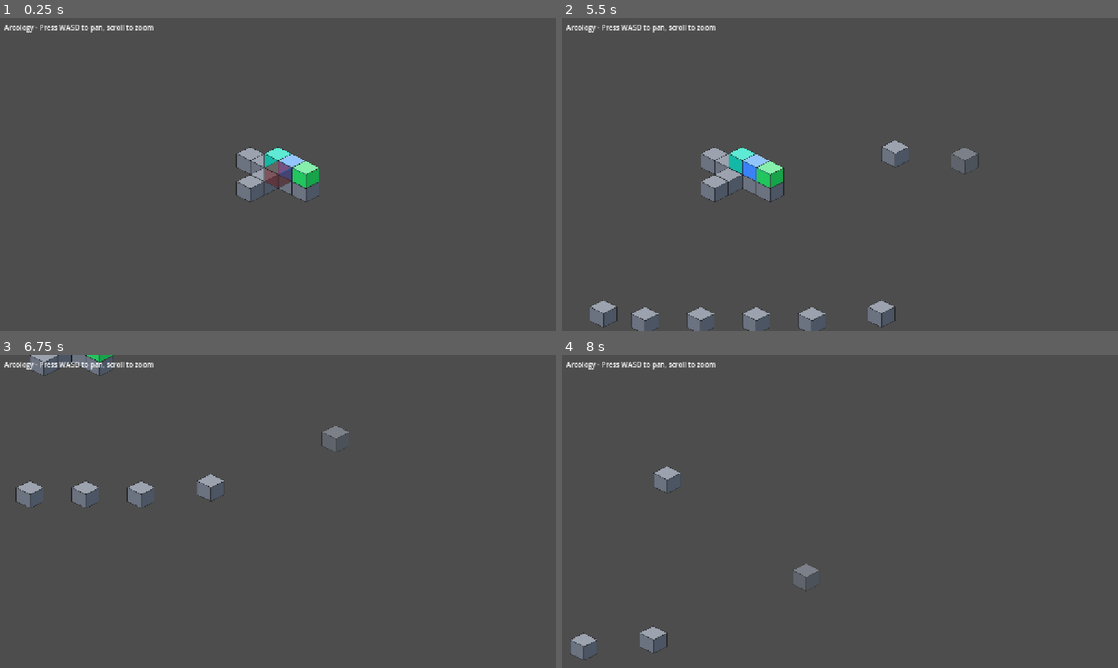
Above: before the commit, frames 1-4 (two rows, left to right).
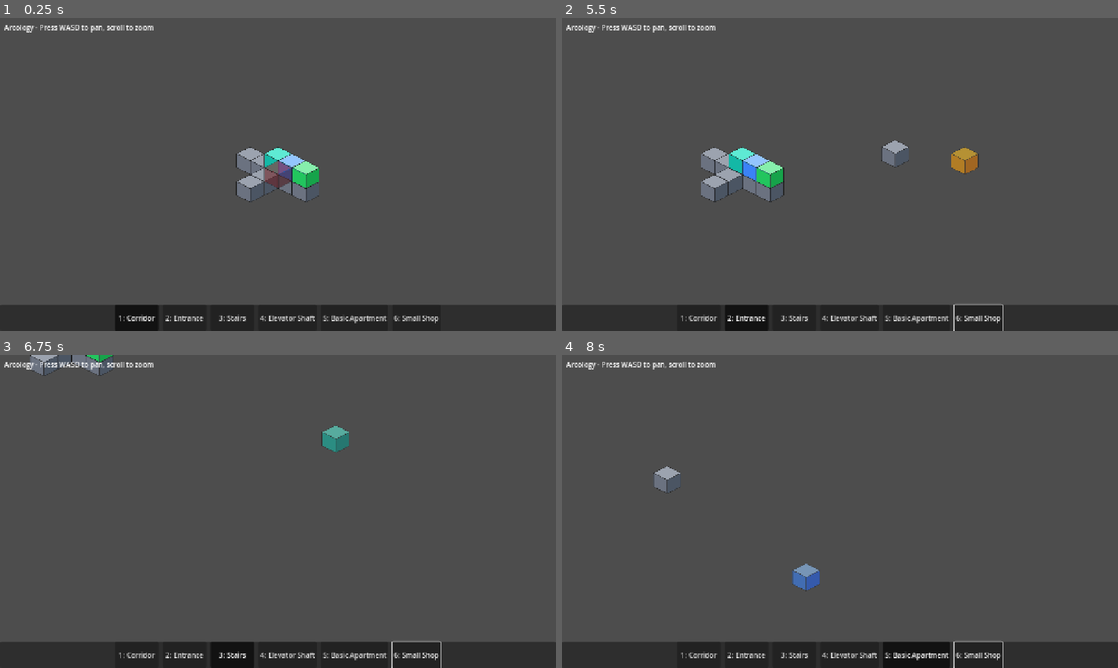
Above: after the commit, the same moments.

Repository: thoughtpunch/arcology-game
Game: Godot game, scene res://scenes/main.tscn
The game is run twice, just before and just after one commit, with the same random seed, the same clock (stepped at 60 frames per second) and the same inputs.
Inputs (mouse positions are in pixels of both pictures, inside the frame that each line leads up to):
- Up to frame 1 (0.25 s): no input
- Up to frame 2 (5.5 s): click (701, 318) at 0.5 s, where only the run after the commit has a clickable "1: Corridor"; click (745, 318) at 1.25 s, where only the run after the commit has a clickable "2: Entrance"; click (795, 318) at 2 s, where only the run after the commit has a clickable "3: Stairs"; click (851, 318) at 2.75 s, where only the run after the commit has a clickable "4: Elevator Shaft"; click (917, 318) at 3.5 s, where only the run after the commit has a clickable "5: Basic Apartment"; click (979, 318) at 4.25 s, where only the run after the commit has a clickable "6: Small Shop"; tap Enter at 5 s; move the mouse to (962, 158) at 5.02 s; hold D (move_right) from 5.03 s (still down); tap 1 at 5.1 s; click (962, 158) at 5.17 s; tap 2 at 5.3 s
- Up to frame 3 (6.75 s): move the mouse to (166, 527) at 5.77 s; release D (move_right) at 5.78 s; hold S (move_down) 5.78-6.53 s; tap 2 at 5.85 s; tap 3 at 6.05, 6.6 s; move the mouse to (333, 442) at 6.52 s; hold D (move_right) from 6.53 s (still down)
- Up to frame 4 (8 s): tap 4 at 6.8, 7.35 s; move the mouse to (812, 574) at 7.27 s; release D (move_right) at 7.28 s; hold W (move_up) from 7.28 s (still down); click (812, 574) at 7.42 s; tap 5 at 7.55 s

The runs differ from the first frame. In frame 1, 8.2% of the frame differs, in the area x 0-100%, y 91-100%; in frame 2, 8.4%; in frame 3, 9.4%, in the area x 0-100%, y 22-100%; in frame 4, 8.7%.

Commit message:
feat: arcology-x0d.7 - Create simple block picker UI
- Add BlockPicker class with HBoxContainer of buttons
- Buttons for 6 block types: corridor, entrance, stairs, elevator, residential, commercial
- Keys 1-6 select corresponding block type
- Toggle mode buttons show selected state
- Integrates with InputHandler via block_type_selected signal
- Block picker appears at bottom of screen

Co-Authored-By: Claude Opus 4.5 <noreply@anthropic.com>

Diff:
--- a/src/core/main.gd
+++ b/src/core/main.gd
@@ -9,16 +9,19 @@
 
 @onready var camera: Camera2D = $Camera2D
 @onready var world: Node2D = $World
+@onready var ui_layer: CanvasLayer = $UI
 
 var grid: Grid
 var block_renderer: BlockRenderer
 var input_handler: InputHandler
+var block_picker: BlockPicker
 
 
 func _ready() -> void:
 	print("Arcology initialized")
 	_setup_grid()
 	_setup_input_handler()
+	_setup_block_picker()
 	_place_test_blocks()
 
 
@@ -60,6 +63,22 @@
 		print("Removed block at %s" % pos)
 	else:
 		print("No block to remove at %s" % pos)
+
+
+func _setup_block_picker() -> void:
+	# Create block picker UI
+	block_picker = BlockPicker.new()
+	ui_layer.add_child(block_picker)
+
+	# Connect to input handler
+	block_picker.block_type_selected.connect(_on_block_type_selected)
+
+	print("Block picker ready. Keys 1-6 to select block type.")
+
+
+func _on_block_type_selected(block_type: String) -> void:
+	input_handler.set_selected_block_type(block_type)
+	print("Selected block type: %s" % block_type)
 
 
 func _place_test_blocks() -> void:
--- /dev/null
+++ b/src/ui/block_picker.gd
@@ -0,0 +1,134 @@
+class_name BlockPicker
+extends Control
+## UI for selecting which block type to place
+## Shows buttons for each block type with keyboard shortcuts
+
+signal block_type_selected(block_type: String)
+
+# References
+var _buttons: Dictionary = {}  # block_type -> Button
+var _button_container: HBoxContainer
+var _selected_type: String = ""
+
+# Block type order (matches keyboard shortcuts 1-6)
+const BLOCK_ORDER: Array[String] = [
+	"corridor",
+	"entrance",
+	"stairs",
+	"elevator_shaft",
+	"residential_basic",
+	"commercial_basic"
+]
+
+
+func _ready() -> void:
+	_setup_ui()
+	# Short delay to allow BlockRegistry to load
+	call_deferred("_populate_buttons")
+
+
+func _setup_ui() -> void:
+	# Set up as bottom panel
+	anchor_left = 0.0
+	anchor_right = 1.0
+	anchor_top = 1.0
+	anchor_bottom = 1.0
+	offset_top = -60
+	offset_bottom = 0
+
+	# Create background panel
+	var panel := PanelContainer.new()
+	panel.set_anchors_preset(Control.PRESET_FULL_RECT)
+	add_child(panel)
+
+	# Create horizontal container for buttons
+	_button_container = HBoxContainer.new()
+	_button_container.alignment = BoxContainer.ALIGNMENT_CENTER
+	_button_container.add_theme_constant_override("separation", 10)
+	panel.add_child(_button_container)
+
+
+func _populate_buttons() -> void:
+	# Get BlockRegistry
+	var registry = get_tree().get_root().get_node_or_null("/root/BlockRegistry")
+	if registry == null:
+		push_warning("BlockPicker: BlockRegistry not found")
+		return
+
+	# Create button for each block type in order
+	for i in range(BLOCK_ORDER.size()):
+		var block_type: String = BLOCK_ORDER[i]
+		if not registry.has_type(block_type):
+			continue
+
+		var block_data: Dictionary = registry.get_block_data(block_type)
+		_create_button(block_type, block_data, i + 1)
+
+	# Select first type by default
+	if BLOCK_ORDER.size() > 0:
+		select_type(BLOCK_ORDER[0])
+
+
+func _create_button(block_type: String, block_data: Dictionary, shortcut_num: int) -> void:
+	var button := Button.new()
+
+	# Set button text with shortcut hint
+	var display_name: String = block_data.get("name", block_type)
+	button.text = "%d: %s" % [shortcut_num, display_name]
+	button.tooltip_text = display_name
+
+	# Style settings
+	button.custom_minimum_size = Vector2(100, 40)
+	button.toggle_mode = true  # Enable toggle for visual selection
+
+	# Connect button press
+	button.pressed.connect(_on_button_pressed.bind(block_type))
+
+	_button_container.add_child(button)
+	_buttons[block_type] = button
+
+
+func _on_button_pressed(block_type: String) -> void:
+	select_type(block_type)
+
+
+## Select a block type programmatically
+func select_type(block_type: String) -> void:
+	if not _buttons.has(block_type):
+		return
+
+	# Update visual state - deselect all, select current
+	for type in _buttons:
+		_buttons[type].button_pressed = (type == block_type)
+
+	_selected_type = block_type
+	block_type_selected.emit(block_type)
+
+
+## Get currently selected block type
+func get_selected_type() -> String:
+	return _selected_type
+
+
+func _unhandled_input(event: InputEvent) -> void:
+	if not event is InputEventKey:
+		return
+
+	if not event.pressed or event.echo:
+		return
+
+	# Handle number keys 1-6 for quick selection
+	var key := event as InputEventKey
+	var index := -1
+
+	match key.keycode:
+		KEY_1: index = 0
+		KEY_2: index = 1
+		KEY_3: index = 2
+		KEY_4: index = 3
+		KEY_5: index = 4
+		KEY_6: index = 5
+
+	if index >= 0 and index < BLOCK_ORDER.size():
+		select_type(BLOCK_ORDER[index])
+		get_viewport().set_input_as_handled()
--- /dev/null
+++ b/test/test_block_picker.gd
@@ -0,0 +1,126 @@
+extends SceneTree
+## Unit tests for BlockPicker class
+## Tests block type selection, button creation, and keyboard shortcuts
+
+var block_picker: BlockPicker
+var selected_types: Array = []
+
+
+func _init():
+	print("Running BlockPicker tests...")
+
+	_test_block_order_constant()
+	_test_select_type()
+	_test_get_selected_type()
+	_test_signal_emission()
+
+	print("All BlockPicker tests passed!")
+	quit()
+
+
+func _on_type_selected(block_type: String):
+	selected_types.append(block_type)
+
+
+func _reset():
+	selected_types.clear()
+
+
+## Test: BLOCK_ORDER constant is properly defined
+func _test_block_order_constant():
+	print("  Test: BLOCK_ORDER constant...")
+
+	# Verify BLOCK_ORDER has expected entries
+	assert(BlockPicker.BLOCK_ORDER.size() == 6, "Should have 6 block types in order")
+	assert(BlockPicker.BLOCK_ORDER[0] == "corridor", "First block should be corridor")
+	assert(BlockPicker.BLOCK_ORDER[1] == "entrance", "Second block should be entrance")
+	assert(BlockPicker.BLOCK_ORDER[2] == "stairs", "Third block should be stairs")
+	assert(BlockPicker.BLOCK_ORDER[3] == "elevator_shaft", "Fourth block should be elevator_shaft")
+	assert(BlockPicker.BLOCK_ORDER[4] == "residential_basic", "Fifth block should be residential_basic")
+	assert(BlockPicker.BLOCK_ORDER[5] == "commercial_basic", "Sixth block should be commercial_basic")
+
+	print("    PASSED")
+
+
+## Test: select_type changes internal state
+func _test_select_type():
+	print("  Test: select_type...")
+
+	block_picker = BlockPicker.new()
+
+	# Manually add to _buttons dictionary for testing (simulating button creation)
+	# In full integration test, buttons would be created from BlockRegistry
+	var mock_button := Button.new()
+	mock_button.toggle_mode = true
+	block_picker._buttons["corridor"] = mock_button
+
+	var mock_button2 := Button.new()
+	mock_button2.toggle_mode = true
+	block_picker._buttons["residential_basic"] = mock_button2
+
+	# Select corridor
+	block_picker.select_type("corridor")
+	assert(block_picker._selected_type == "corridor", "Should select corridor")
+	assert(mock_button.button_pressed == true, "Corridor button should be pressed")
+	assert(mock_button2.button_pressed == false, "Residential button should not be pressed")
+
+	# Select residential
+	block_picker.select_type("residential_basic")
+	assert(block_picker._selected_type == "residential_basic", "Should select residential")
+	assert(mock_button.button_pressed == false, "Corridor button should not be pressed")
+	assert(mock_button2.button_pressed == true, "Residential button should be pressed")
+
+	# Clean up
+	mock_button.queue_free()
+	mock_button2.queue_free()
+
+	print("    PASSED")
+
+
+## Test: get_selected_type returns correct value
+func _test_get_selected_type():
+	print("  Test: get_selected_type...")
+
+	block_picker = BlockPicker.new()
+
+	# Add mock buttons
+	var mock_button := Button.new()
+	mock_button.toggle_mode = true
+	block_picker._buttons["stairs"] = mock_button
+
+	block_picker.select_type("stairs")
+	assert(block_picker.get_selected_type() == "stairs", "get_selected_type should return stairs")
+
+	# Clean up
+	mock_button.queue_free()
+
+	print("    PASSED")
+
+
+## Test: Signal emission on selection
+func _test_signal_emission():
+	print("  Test: Signal emission...")
+	_reset()
+
+	block_picker = BlockPicker.new()
+	block_picker.block_type_selected.connect(_on_type_selected)
+
+	# Add mock button
+	var mock_button := Button.new()
+	mock_button.toggle_mode = true
+	block_picker._buttons["entrance"] = mock_button
+
+	# Select and verify signal
+	block_picker.select_type("entrance")
+
+	assert(selected_types.size() == 1, "Should emit one signal")
+	assert(selected_types[0] == "entrance", "Signal should have entrance type")
+
+	# Select again
+	block_picker.select_type("entrance")
+	assert(selected_types.size() == 2, "Should emit signal even for same type")
+
+	# Clean up
+	mock_button.queue_free()
+
+	print("    PASSED")
Not shown, changed: scripts/ralph/progress.txt
Not shown, changed: .beads/issues.jsonl
